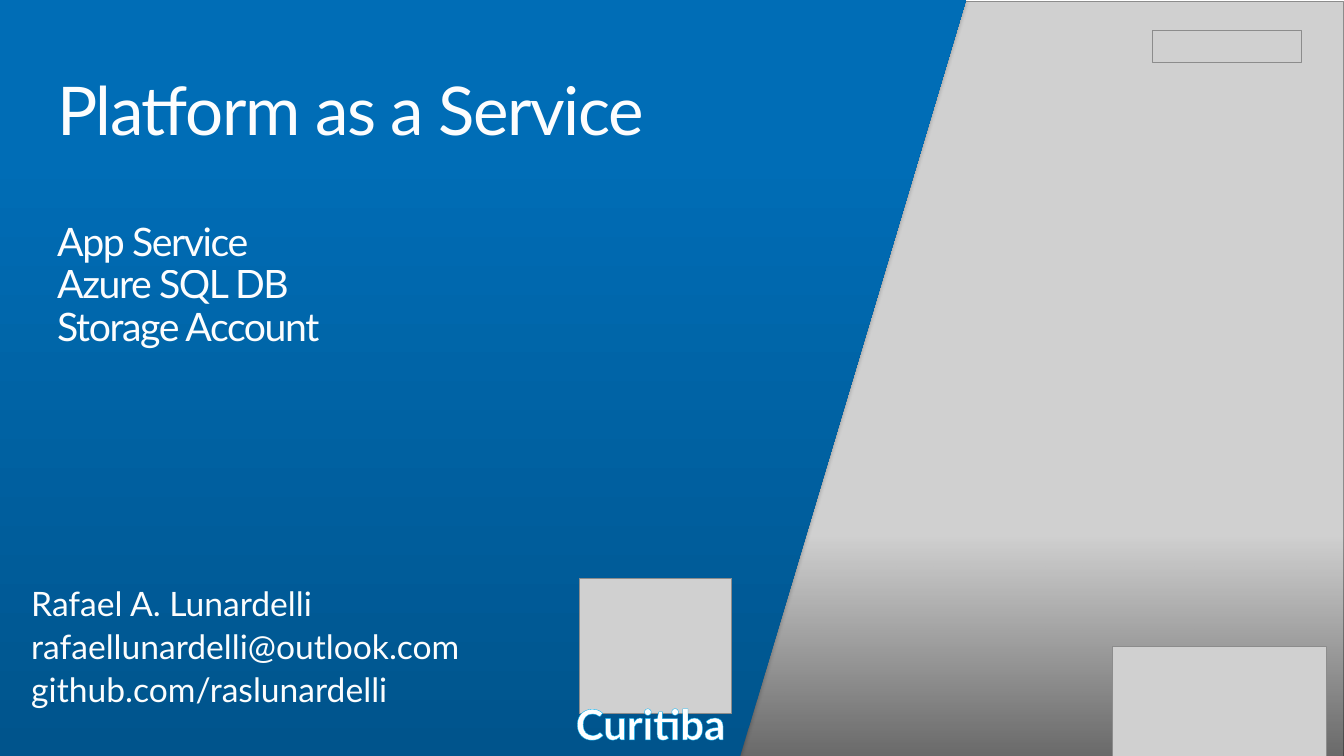
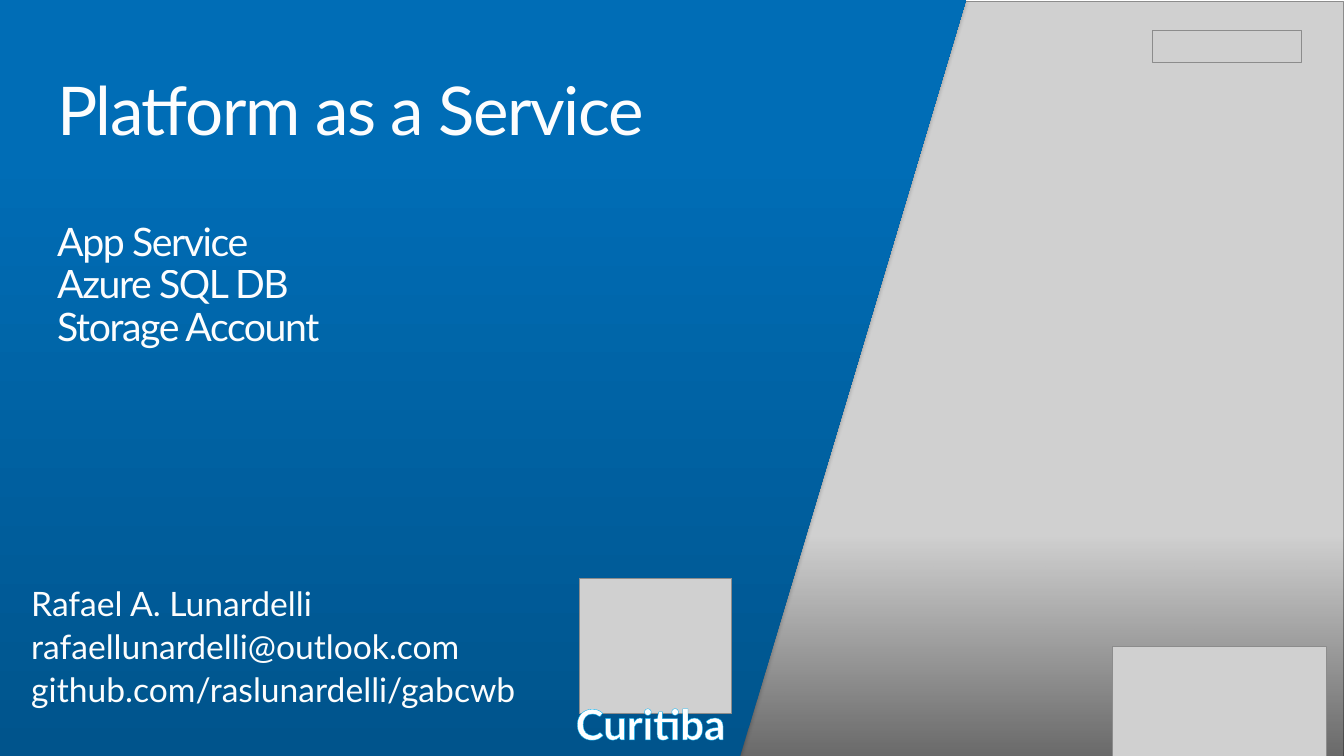
Before and after one commit to raslunardelli/AZURE-GABCWB2018, a slide deck: slide 2 of GAB PAAS 2018.pptx. Drawn at 1344x756 pixels with LibreOffice and Linux fonts; fonts in the diff are those of the drawing; grey boxes stand for pictures; background and template pictures are left out. Boxes give left, top, right and bottom in pixels: in the first picture for what was removed or moved away, otherwise in the second. Text is boxed around its words. In the diff, an @@ line names an element or a change of style, - is before the commit and + after.

```diff
--- a/GAB PAAS 2018.pptx
+++ b/GAB PAAS 2018.pptx
@@ text at box(31, 677, 515, 708): text changed @@
-github.com/raslunardelli
+github.com/raslunardelli/gabcwb
```
Also in this commit, not shown: 1 slide removed, 15 other files.
